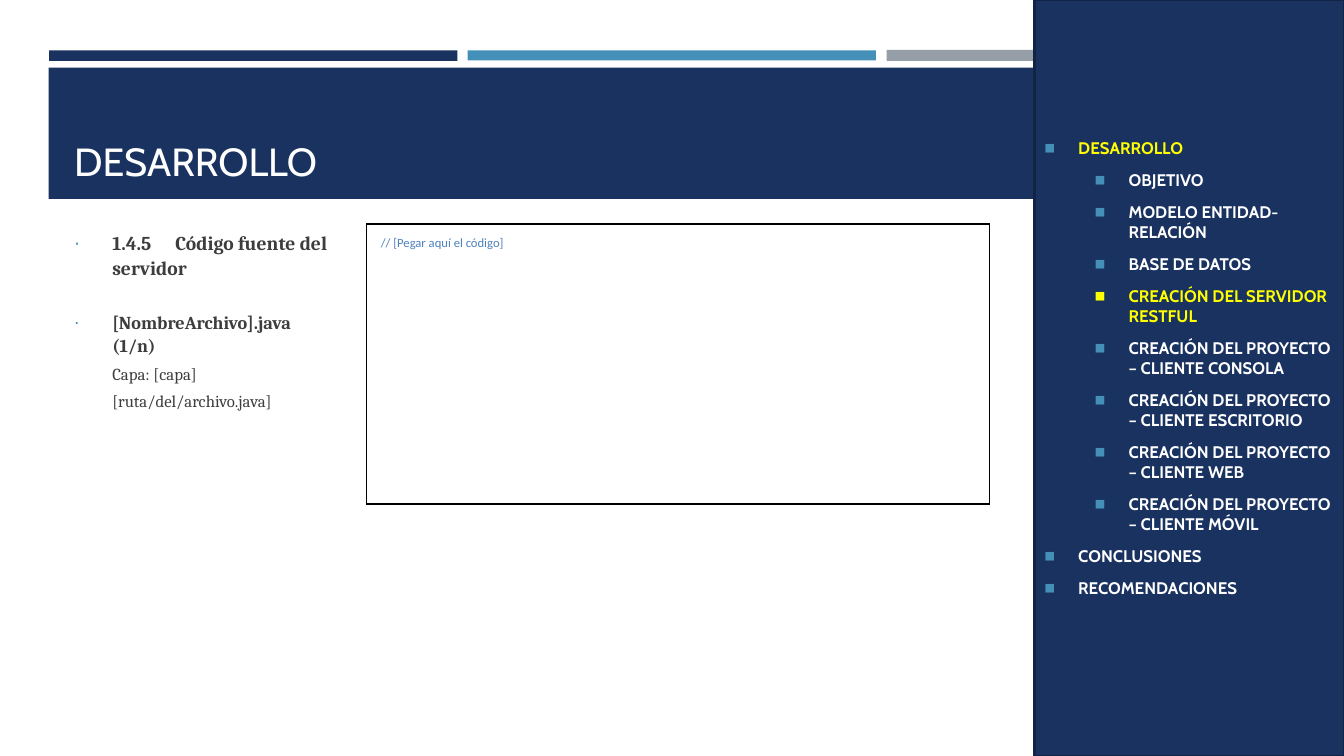
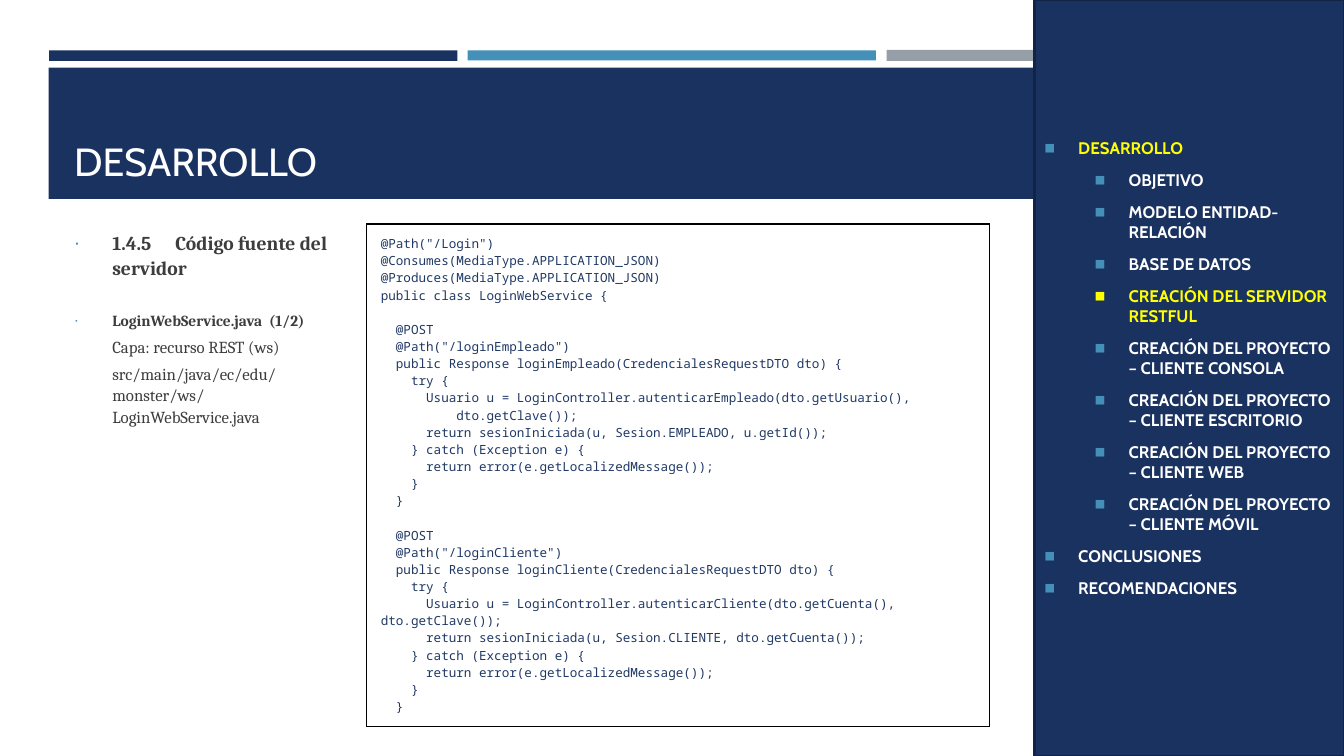
Before and after one commit to IMarcusDev/TI.1.3.-PAO202651_RESTFUL_JAVA_CONBDD_NRC36883_GR04, a slide deck: slide 10 of 05. DOCUMENTACION/PRESENTACION TI.1.3. RESTFUL con BDD en JAVA GR4.pptx. Drawn at 1344x756 pixels with LibreOffice and Linux fonts; fonts in the diff are those of the drawing. Boxes give left, top, right and bottom in pixels: in the first picture for what was removed or moved away, otherwise in the second. Text is boxed around its words. In the diff, an @@ line names an element or a change of style, - is before the commit and + after.

```diff
--- a/05. DOCUMENTACION/PRESENTACION TI.1.3. RESTFUL con BDD en JAVA GR4.pptx
+++ b/05. DOCUMENTACION/PRESENTACION TI.1.3. RESTFUL con BDD en JAVA GR4.pptx
@@ table at box(367, 224, 990, 685) @@
@@ row 1, column 1: "// [Pegar aquí el código]" to "@Path("/Login") / @Consumes(MediaType.APPLICATION_JSON) / @Produces(MediaType.APPLICATION_JSON) / public class LoginWebService { / @POST / @Path("/loginEmpleado") / public Response loginEmpleado(CredencialesRequestDTO dto) { / try { / Usuario u = LoginController.autenticarEmpleado(dto.getUsuario(), / dto.getClave()); / return sesionIniciada(u, Sesion.EMPLEADO, u.getId()); / } catch (Exception e) { / return error(e.getLocalizedMessage()); / } / } / @POST / @Path("/loginCliente") / public Response loginCliente(CredencialesRequestDTO dto) { / try { / Usuario u = LoginController.autenticarCliente(dto.getCuenta(), dto.getClave()); / return sesionIniciada(u, Sesion.CLIENTE, dto.getCuenta()); / } catch (Exception e) { / return error(e.getLocalizedMessage()); / } / }" @@
@@ text at box(112, 315, 304, 427): text changed @@
-∙ [NombreArchivo].java (1/n)
-Capa: [capa]
-[ruta/del/archivo.java]
+∙ LoginWebService.java (1/2)
+Capa: recurso REST (ws)
+src/main/java/ec/edu/monster/ws/LoginWebService.java
```
Also in this commit, not shown: 19 other slides changed, 4 slides added.
